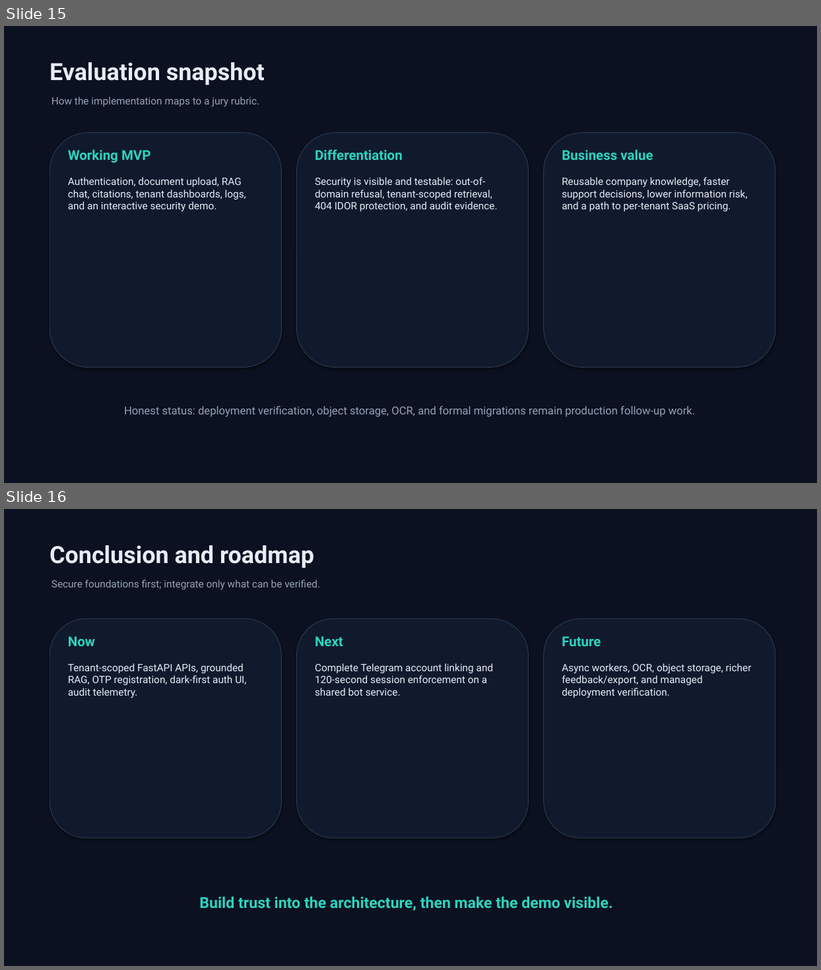
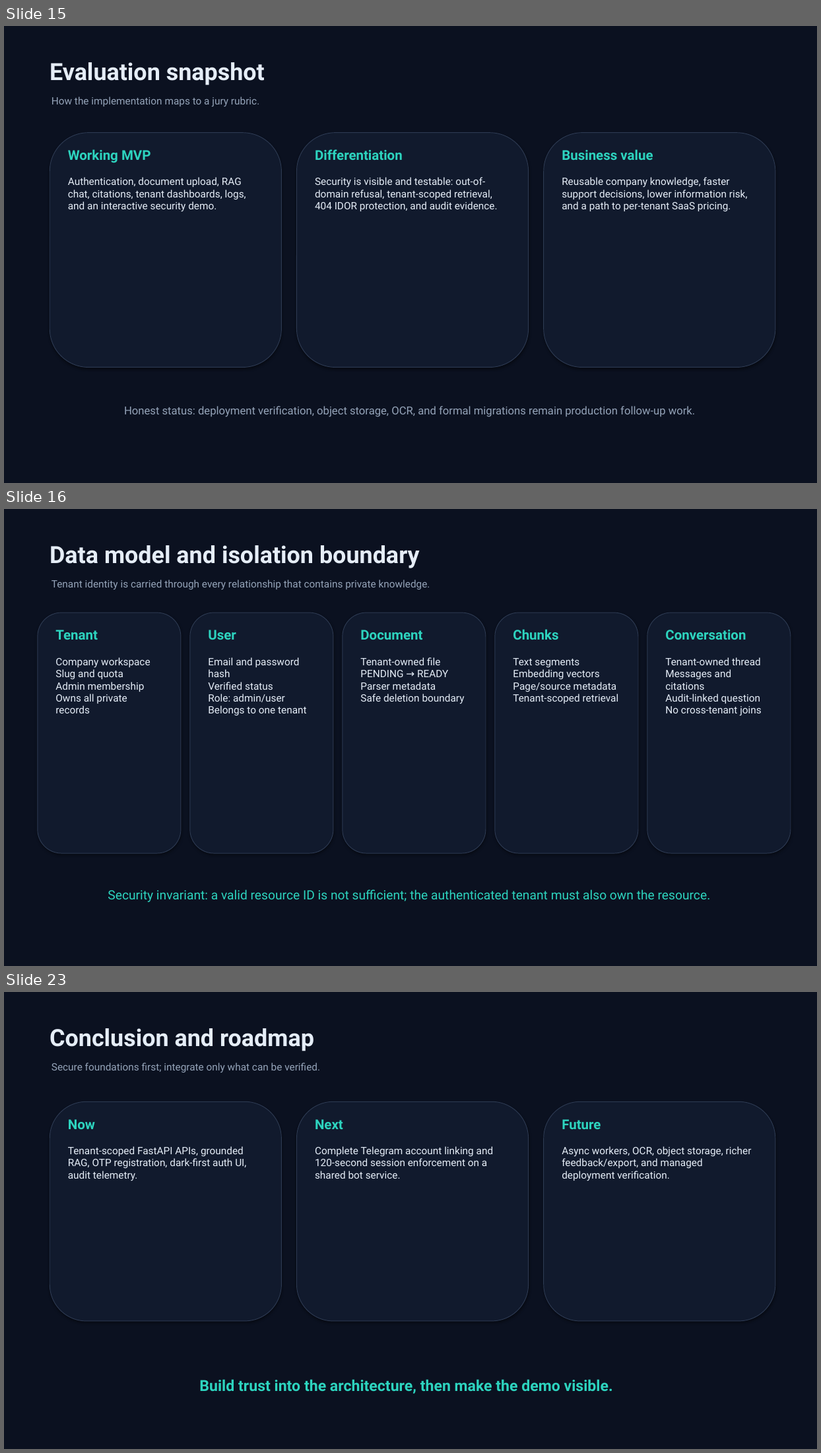
Before and after one commit to aksharganji23/tenantAI, a slide deck: presentation/SaaSsum_AI_Presentation.pptx. Shown one above the other, each under a label of ours: slides 15 and 16 before the commit, slides 15, 16 and 23 after it; the slides between them are not shown. The pictures are 821x970 and 821x1453 pixels, drawn with LibreOffice and Linux fonts; fonts in the diff are those of the drawing. Boxes give left, top, right and bottom in pixels: in the first picture for what was removed or moved away, otherwise in the second. Text is boxed around its words. In the diff, an @@ line names an element or a change of style, - is before the commit and + after.

```diff
--- a/presentation/SaaSsum_AI_Presentation.pptx
+++ b/presentation/SaaSsum_AI_Presentation.pptx
@@ slide 16 added at (x1=4, y1=509, x2=817, y2=966), background #0B1120 @@
@@ text added at (x1=50, y1=545, x2=420, y2=568), 28 pt, text #E5EDF7, bold @@
+Data model and isolation boundary
@@ text added at (x1=52, y1=580, x2=430, y2=590), 12 pt, text #94A3B8 @@
+Tenant identity is carried through every relationship that contains private knowledge.
@@ rounded rectangle added at (x1=38, y1=613, x2=181, y2=854), fill #111A2D, outline #2D3A52 0.75 pt @@
@@ rounded rectangle added at (x1=190, y1=613, x2=333, y2=854), fill #111A2D, outline #2D3A52 0.75 pt @@
@@ rounded rectangle added at (x1=343, y1=613, x2=486, y2=854), fill #111A2D, outline #2D3A52 0.75 pt @@
@@ rounded rectangle added at (x1=495, y1=613, x2=638, y2=854), fill #111A2D, outline #2D3A52 0.75 pt @@
@@ rounded rectangle added at (x1=648, y1=613, x2=791, y2=854), fill #111A2D, outline #2D3A52 0.75 pt @@
@@ text added at (x1=55, y1=630, x2=98, y2=640), 16 pt, text #2DD4BF, bold @@
+Tenant
@@ text added at (x1=208, y1=630, x2=236, y2=640), 16 pt, text #2DD4BF, bold @@
+User
@@ text added at (x1=360, y1=630, x2=422, y2=640), 16 pt, text #2DD4BF, bold @@
+Document
@@ text added at (x1=513, y1=629, x2=558, y2=640), 16 pt, text #2DD4BF, bold @@
+Chunks
@@ text added at (x1=665, y1=630, x2=746, y2=640), 16 pt, text #2DD4BF, bold @@
+Conversation
@@ text added at (x1=55, y1=657, x2=150, y2=714), 12 pt, text #E5EDF7 @@
+Company workspace
+Slug and quota
+Admin membership
+Owns all private records
@@ text added at (x1=208, y1=657, x2=307, y2=716), 12 pt, text #E5EDF7 @@
+Email and password hash
+Verified status
+Role: admin/user
+Belongs to one tenant
@@ text added at (x1=360, y1=657, x2=465, y2=704), 12 pt, text #E5EDF7 @@
+Tenant-owned file
+PENDING → READY
+Parser metadata
+Safe deletion boundary
@@ text added at (x1=513, y1=658, x2=619, y2=704), 12 pt, text #E5EDF7 @@
+Text segments
+Embedding vectors
+Page/source metadata
+Tenant-scoped retrieval
@@ text added at (x1=665, y1=657, x2=762, y2=716), 12 pt, text #E5EDF7 @@
+Tenant-owned thread
+Messages and citations
+Audit-linked question
+No cross-tenant joins
@@ text added at (x1=108, y1=890, x2=711, y2=902), 15 pt, text #2DD4BF @@
+Security invariant: a valid resource ID is not sufficient; the authenticated tenant must also own the resource.
@@ what was slide 16 is now slide 23 @@
```
Also in this commit, not shown: 6 other slides added, 1 other file.
